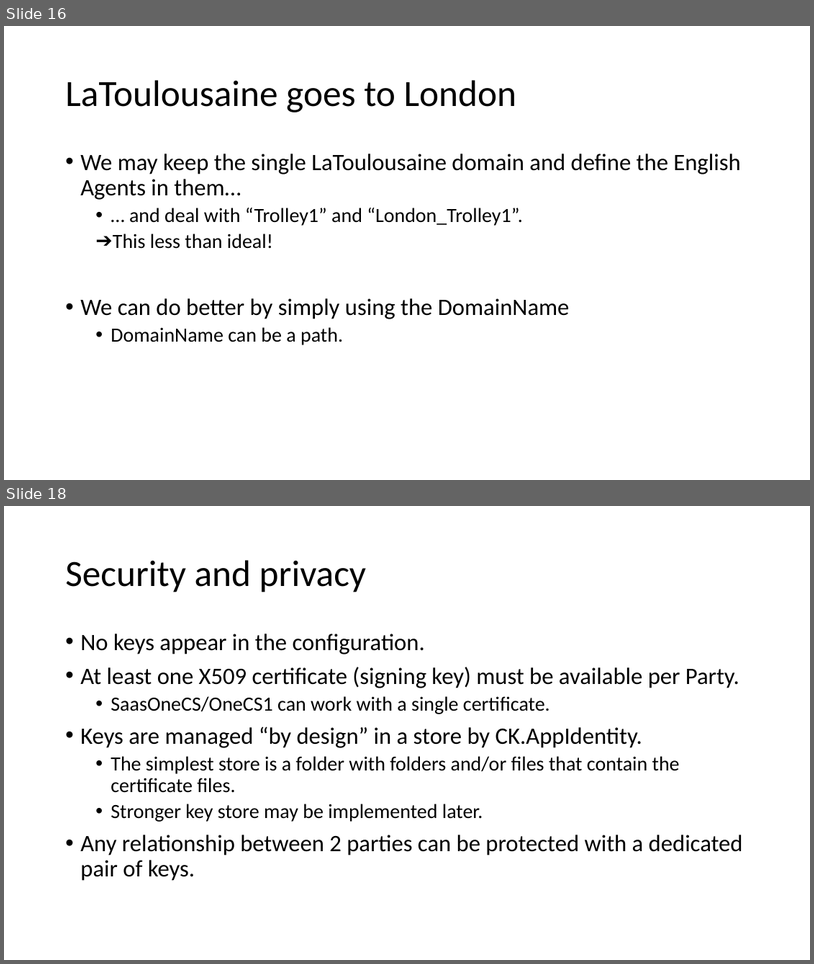
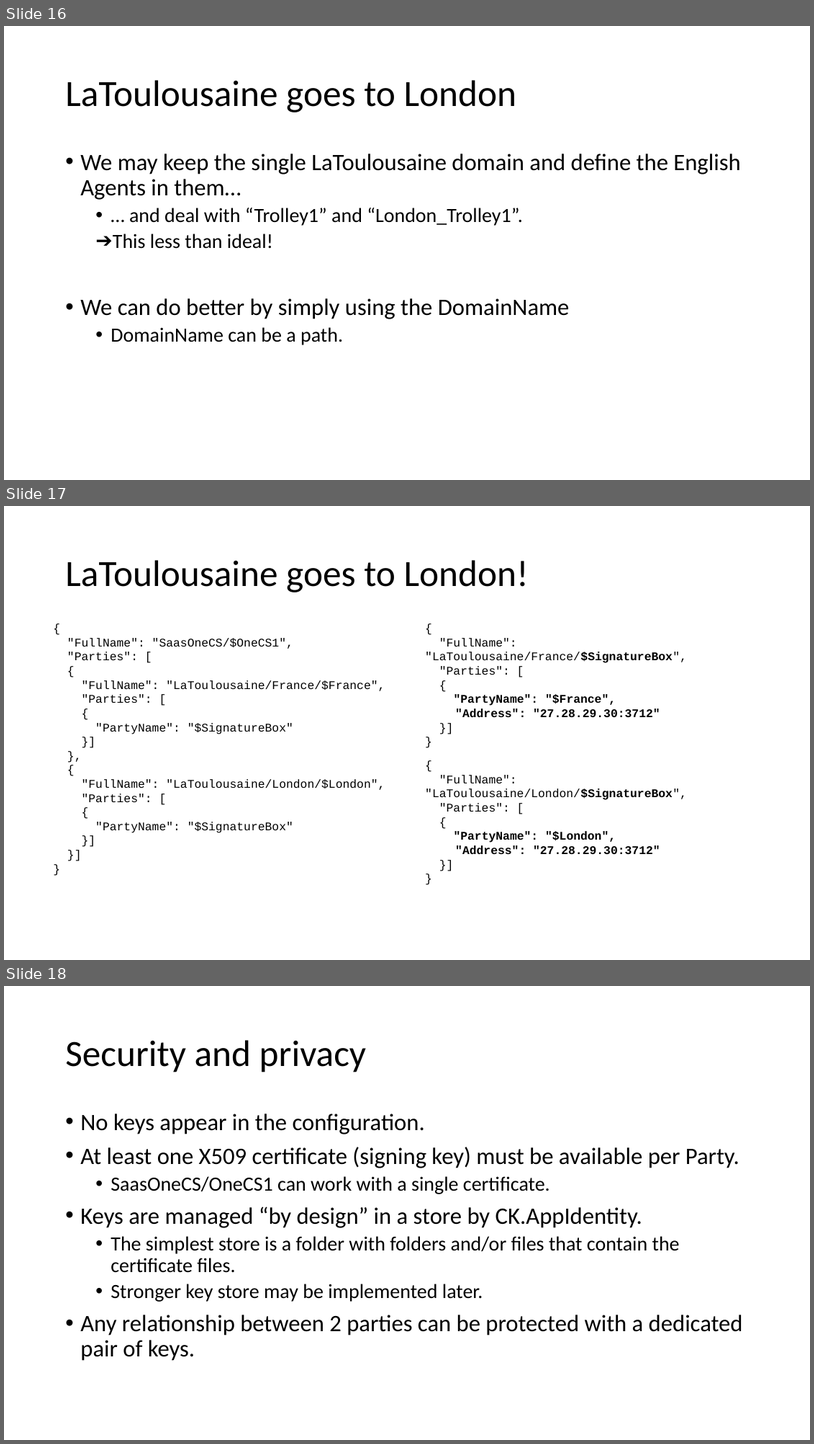
Before and after one commit to signature-opensource/CK-AppIdentity-Transport, a slide deck: Doc/CK-AppIdentity.pptx. Shown one above the other, each under a label of ours: slides 16 and 18 before the commit, slides 16, 17 and 18 after it; the slides between them are not shown. The pictures are 814x964 and 814x1444 pixels, drawn with LibreOffice and Linux fonts; fonts in the diff are those of the drawing. Boxes give left, top, right and bottom in pixels: in the first picture for what was removed or moved away, otherwise in the second. Text is boxed around its words. In the diff, an @@ line names an element or a change of style, - is before the commit and + after.

```diff
--- a/Doc/CK-AppIdentity.pptx
+++ b/Doc/CK-AppIdentity.pptx
@@ slide 17 added at [4,506,810,960], background #FFFFFF @@
@@ title added at [65,560,529,592], 44 pt, text #000000 @@
+LaToulousaine goes to London!
@@ text added at [67,638,385,833], 14 pt, text #000000 @@
+{
+"FullName": "SaasOneCS/$OneCS1",
+"Parties": [
+{
+"FullName": "LaToulousaine/France/$France",
+"Parties": [
+{
+"PartyName": "$SignatureBox"
+}]
+},
+{
+"FullName": "LaToulousaine/London/$London",
+"Parties": [
+{
+"PartyName": "$SignatureBox"
+}]
+}]
+}
@@ text added at [425,638,687,717], 14 pt, text #000000, bold @@
+{
+"FullName": "LaToulousaine/France/$SignatureBox",
+"Parties": [
+{
+"PartyName": "$France",
+  "Address": "27.28.29.30:3712"
+}]
+}
@@ text added at [425,775,687,854], 14 pt, text #000000, bold @@
+{
+"FullName": "LaToulousaine/London/$SignatureBox",
+"Parties": [
+{
+"PartyName": "$London",
+  "Address": "27.28.29.30:3712"
+}]
+}
```
Also in this commit, not shown: 6 slides changed, 1 other slide added, 1 slide removed, 5 other files.
